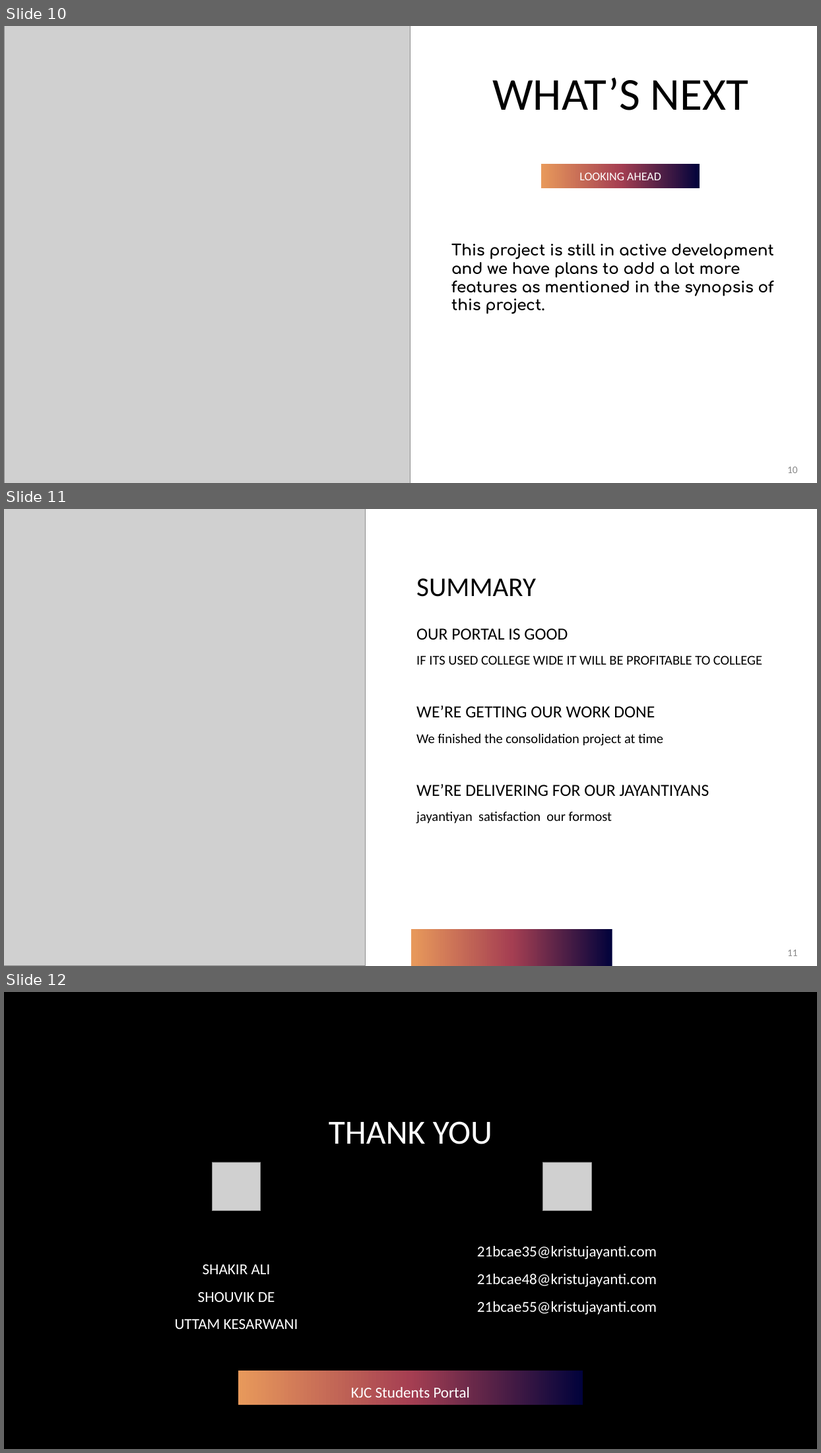
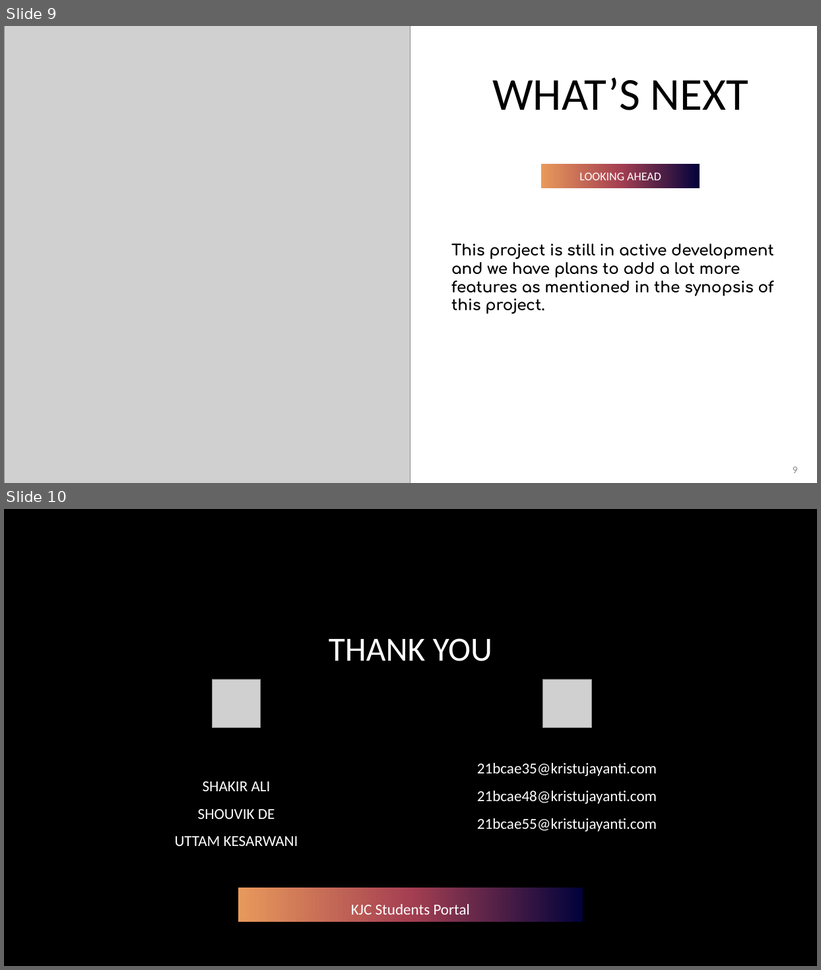
Before and after one commit to Mys7erio/students-portal, a slide deck: intro/Galaxia.pptx. Shown one above the other, each under a label of ours: slides 10, 11 and 12 before the commit, slides 9 and 10 after it. The pictures are 821x1453 and 821x970 pixels, drawn with LibreOffice and Linux fonts; fonts in the diff are those of the drawing; grey boxes stand for pictures; background and template pictures are left out. Boxes give left, top, right and bottom in pixels: in the first picture for what was removed or moved away, otherwise in the second. Text is boxed around its words. In the diff, an @@ line names an element or a change of style, - is before the commit and + after.

```diff
--- a/intro/Galaxia.pptx
+++ b/intro/Galaxia.pptx
@@ slide 11 removed at [4,509,817,966], background #FFFFFF @@
@@ picture removed at [4,509,365,966] @@
@@ title removed at [416,578,536,597] @@
-SUMMARY
@@ text removed at [416,628,762,824] @@
-OUR PORTAL IS GOOD
-IF ITS USED COLLEGE WIDE IT WILL BE PROFITABLE TO COLLEGE
-WE’RE GETTING OUR WORK DONE
-We finished the consolidation project at time
-WE’RE DELIVERING FOR OUR JAYANTIYANS
-jayantiyan satisfaction our formost
@@ rectangle removed at [411,929,613,966] @@
@@ page number removed at [787,950,798,956] @@
-11
@@ what was slide 10 is now slide 9 @@
@@ page number at [793,467,798,473]: text changed @@
-10
+9
@@ what was slide 12 is now slide 10 @@
```
Also in this commit, not shown: 4 slides changed, 1 other slide removed, 13 other files.
